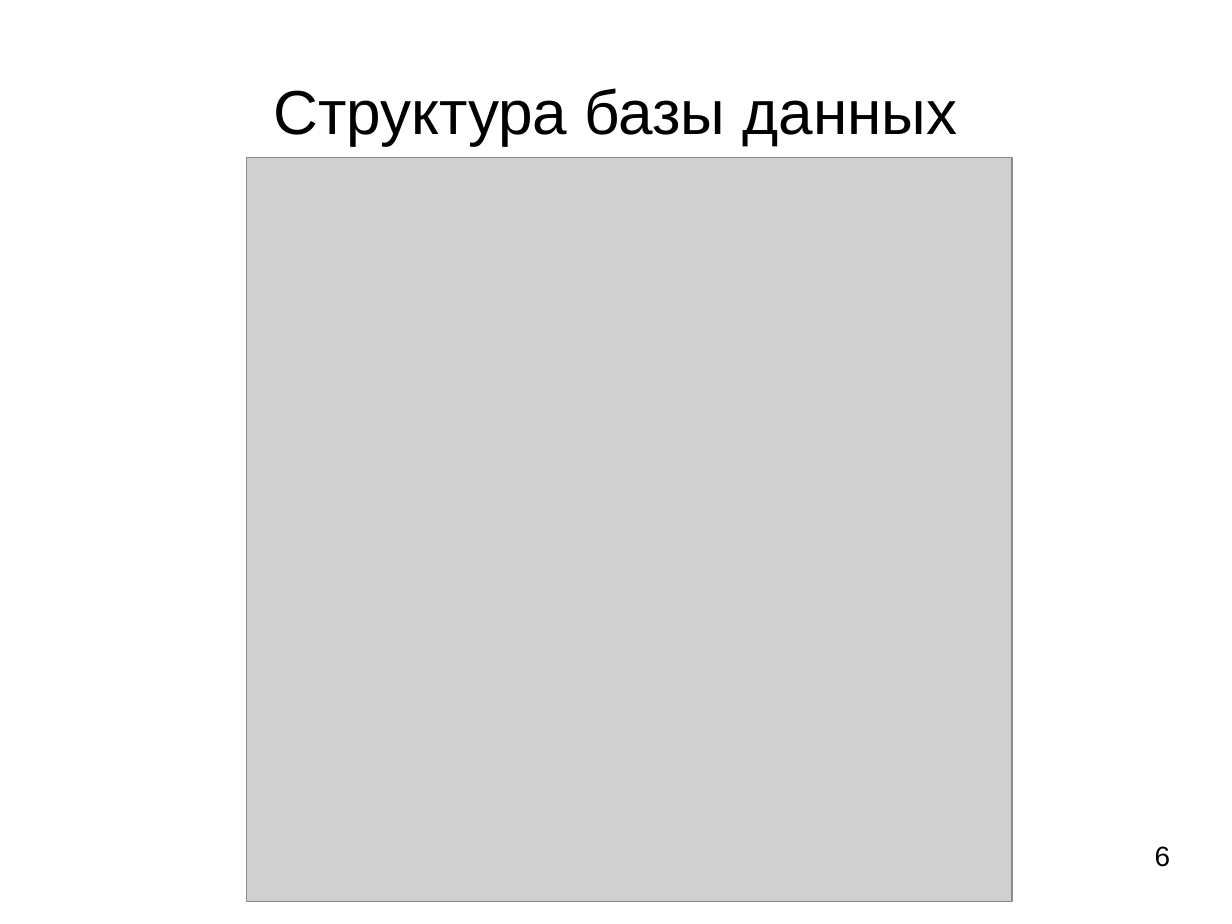
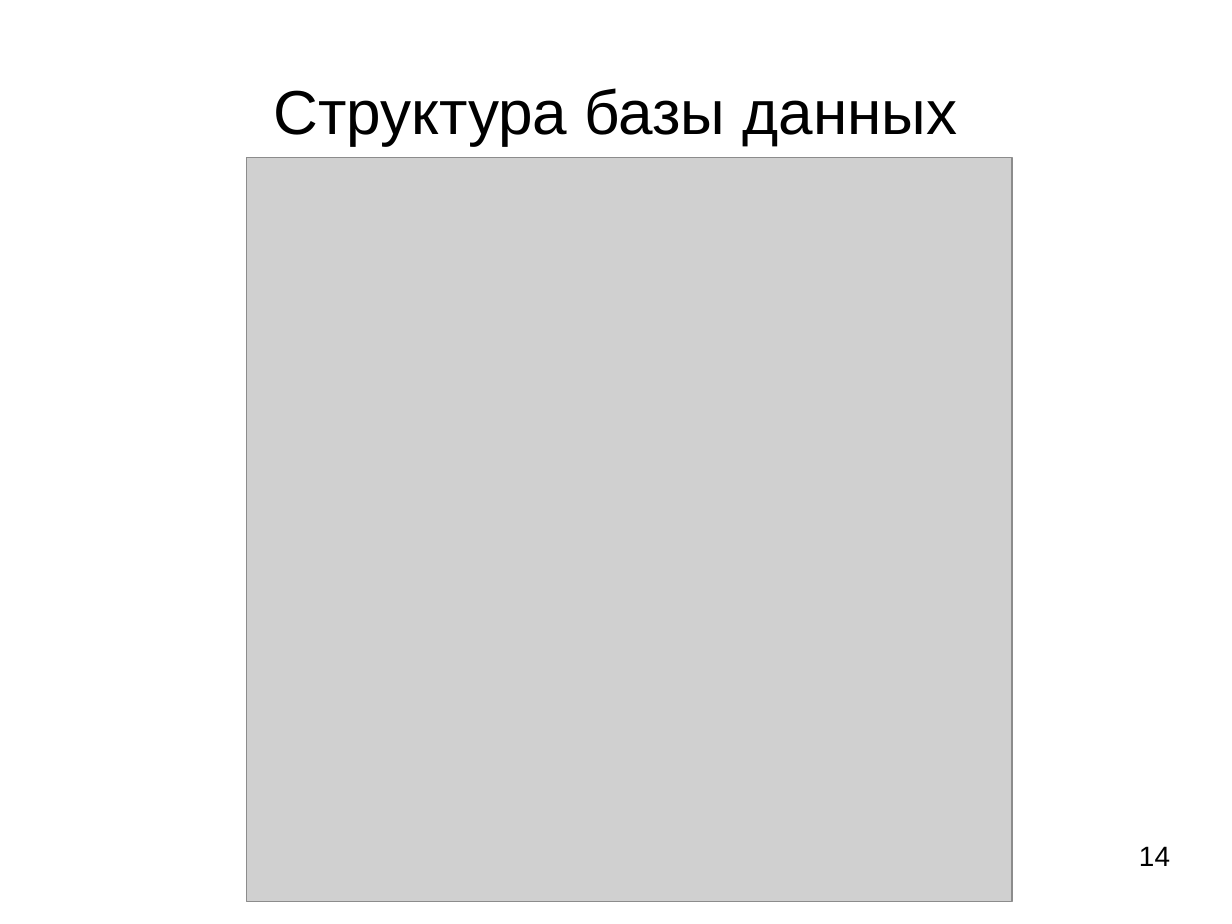
Before and after one commit to ledenevdmitry/CoreApp, a slide deck: slide 14 of LedenevDiplom.ppt (slide 6 before the commit). Drawn at 1232x924 pixels with LibreOffice and Linux fonts; fonts in the diff are those of the drawing; grey boxes stand for pictures. Boxes give left, top, right and bottom in pixels: in the first picture for what was removed or moved away, otherwise in the second. Text is boxed around its words. In the diff, an @@ line names an element or a change of style, - is before the commit and + after.

```diff
--- a/LedenevDiplom.ppt
+++ b/LedenevDiplom.ppt
@@ text at (1139, 846, 1170, 866): text changed @@
-6
+14
```
Also in this commit, not shown: 10 other slides changed, 3 slides added, 5 slides removed, 3 other files.
